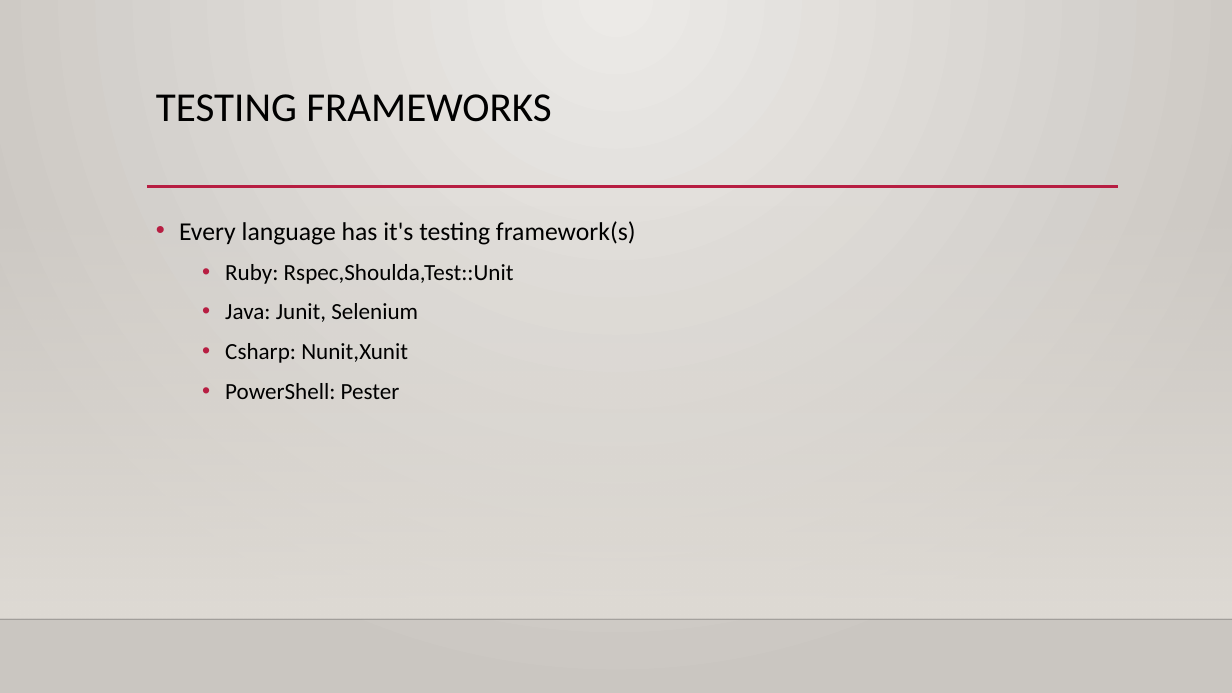
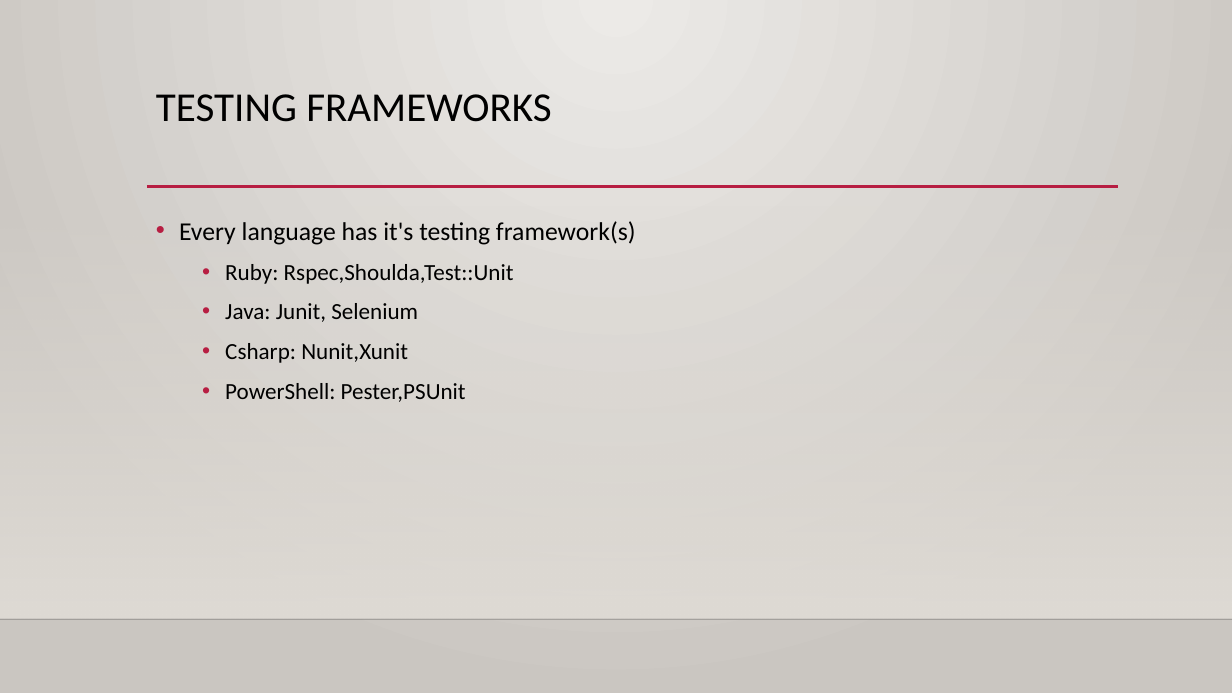
Before and after one commit to Stephanevg/Demos, a slide deck: slide 4 of Introduction To Pester/Examples/Introduction to pester.pptx (slide 3 before the commit). Drawn at 1232x693 pixels with LibreOffice and Linux fonts; fonts in the diff are those of the drawing; background and template pictures are left out. Boxes give left, top, right and bottom in pixels: in the first picture for what was removed or moved away, otherwise in the second. Text is boxed around its words. In the diff, an @@ line names an element or a change of style, - is before the commit and + after.

```diff
--- a/Introduction To Pester/Examples/Introduction to pester.pptx
+++ b/Introduction To Pester/Examples/Introduction to pester.pptx
@@ text at (x1=225, y1=383, x2=466, y2=402): text changed @@
-  • PowerShell: Pester
+  • PowerShell: Pester,PSUnit
```
Also in this commit, not shown: 2 other slides changed, 3 slides added, 8 other files.
